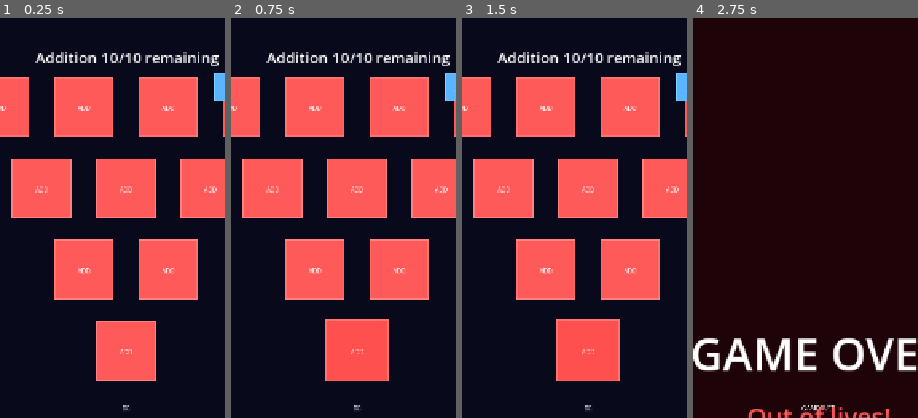
Above: before the commit, frames 1-4 (left to right).
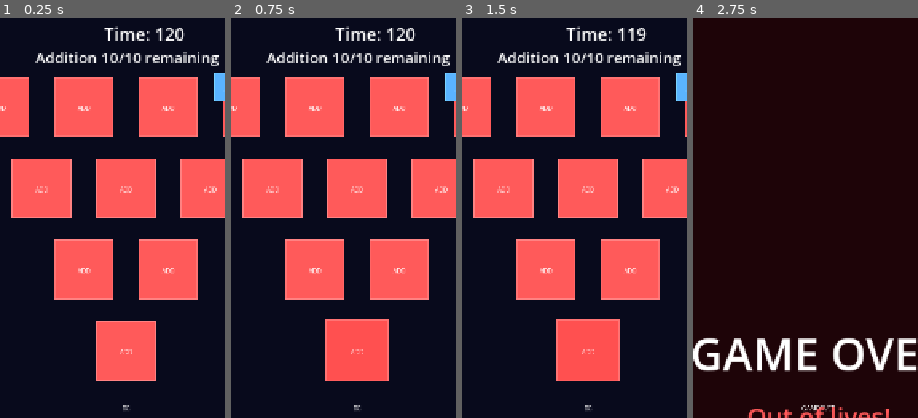
Above: after the commit, the same moments.

Repository: rajeshja/Math-Invaders-SDD
Game: Godot game, scene res://scenes/main.tscn
The game is run twice, just before and just after one commit, with the same random seed, the same clock (stepped at 60 frames per second) and the same inputs.
Inputs:
- Up to frame 1 (0.25 s): no input
- Up to frame 2 (0.75 s): click "15" at 0.5 s
- Up to frame 3 (1.5 s): click "10" at 1.25 s
- Up to frame 4 (2.75 s): click "7" at 2 s
The pictures show only the part of the screen within x 22-72%, y 1-51%; the shares and areas given below are measured in that part.

The runs differ from the first frame. In frame 1, 0.6% of the frame differs, in the area x 46-83%, y 2-6%; in frame 2, 0.6%; in frame 3, 0.6%; in frame 4, nothing differs.

Commit message:
Phase 5 completed by Codex.

Diff:
--- a/project.godot
+++ b/project.godot
@@ -38,6 +38,8 @@
 enemies_per_wave=10
 tries_per_question=1
 tries_per_question_by_level={}
+seconds_per_wave=30.0
+level_time_limit_by_level={}
 
 [rendering]
 
--- a/scenes/hud.tscn
+++ b/scenes/hud.tscn
@@ -22,6 +22,15 @@
 horizontal_alignment = 2
 text = "Lvl 1"
 
+[node name="TimeLabel" type="Label" parent="."]
+offset_left = 280.0
+offset_top = 24.0
+offset_right = 500.0
+offset_bottom = 60.0
+theme_override_font_sizes/font_size = 28
+horizontal_alignment = 1
+text = "Time: 120"
+
 [node name="WaveProgressLabel" type="Label" parent="."]
 offset_left = 24.0
 offset_top = 64.0
--- a/scripts/game_config.gd
+++ b/scripts/game_config.gd
@@ -7,10 +7,13 @@
 const ENEMIES_PER_WAVE_SETTING := "gameplay/enemies_per_wave"
 const TRIES_PER_QUESTION_SETTING := "gameplay/tries_per_question"
 const TRIES_PER_QUESTION_BY_LEVEL_SETTING := "gameplay/tries_per_question_by_level"
+const SECONDS_PER_WAVE_SETTING := "gameplay/seconds_per_wave"
+const LEVEL_TIME_LIMIT_BY_LEVEL_SETTING := "gameplay/level_time_limit_by_level"
 
 const DEFAULT_STARTING_LIVES := 3
 const DEFAULT_ENEMIES_PER_WAVE := 10
 const DEFAULT_TRIES_PER_QUESTION := 1
+const DEFAULT_SECONDS_PER_WAVE := 30.0
 
 
 func _ready() -> void:
@@ -18,6 +21,8 @@
 	_ensure_setting(ENEMIES_PER_WAVE_SETTING, DEFAULT_ENEMIES_PER_WAVE, TYPE_INT)
 	_ensure_setting(TRIES_PER_QUESTION_SETTING, DEFAULT_TRIES_PER_QUESTION, TYPE_INT)
 	_ensure_setting(TRIES_PER_QUESTION_BY_LEVEL_SETTING, {}, TYPE_DICTIONARY)
+	_ensure_setting(SECONDS_PER_WAVE_SETTING, DEFAULT_SECONDS_PER_WAVE, TYPE_FLOAT)
+	_ensure_setting(LEVEL_TIME_LIMIT_BY_LEVEL_SETTING, {}, TYPE_DICTIONARY)
 
 
 func get_starting_lives() -> int:
@@ -45,6 +50,26 @@
 	return _get_positive_int_setting(TRIES_PER_QUESTION_SETTING, DEFAULT_TRIES_PER_QUESTION)
 
 
+func get_seconds_per_wave() -> float:
+	return _get_positive_float_setting(SECONDS_PER_WAVE_SETTING, DEFAULT_SECONDS_PER_WAVE)
+
+
+func get_level_time_limit(level: int, wave_count: int) -> float:
+	var computed_limit: float = max(1, wave_count) * get_seconds_per_wave()
+	var overrides: Variant = ProjectSettings.get_setting(LEVEL_TIME_LIMIT_BY_LEVEL_SETTING, {})
+	if overrides is Dictionary:
+		var override_value: Variant = null
+		if overrides.has(level):
+			override_value = overrides[level]
+		elif overrides.has(str(level)):
+			override_value = overrides[str(level)]
+
+		if _is_positive_number(override_value):
+			return float(override_value)
+
+	return computed_limit
+
+
 func _get_positive_int_setting(path: String, default_value: int) -> int:
 	# Missing settings resolve to default_value via get_setting's fallback;
 	# present-but-invalid values (non-numeric or below the minimum of 1)
@@ -57,6 +82,24 @@
 	return value
 
 
+func _get_positive_float_setting(path: String, default_value: float) -> float:
+	var raw_value: Variant = ProjectSettings.get_setting(path, default_value)
+	if not _is_positive_number(raw_value):
+		return default_value
+	var value := float(raw_value)
+	if value < 1.0:
+		return default_value
+	return value
+
+
+func _is_positive_number(value: Variant) -> bool:
+	if value is bool:
+		return false
+	if not (value is int or value is float):
+		return false
+	return float(value) > 0.0
+
+
 func _ensure_setting(path: String, default_value: Variant, type: int) -> void:
 	if not ProjectSettings.has_setting(path):
 		ProjectSettings.set_setting(path, default_value)
--- a/scripts/game_manager.gd
+++ b/scripts/game_manager.gd
@@ -9,6 +9,7 @@
 
 signal score_changed(score: int)
 signal lives_changed(lives: int)
+signal time_changed(time_remaining: float)
 signal game_over
 
 enum GameState {
@@ -22,11 +23,14 @@
 enum GameOverReason {
 	NONE,
 	LIVES_DEPLETED,
+	TIME_EXPIRED,
 }
 
 var score: int = 0
 var lives: int = 0
 var starting_lives: int = GameConfig.DEFAULT_STARTING_LIVES
+var level_time_limit: float = 0.0
+var time_remaining: float = 0.0
 var game_state: GameState = GameState.PLAYING
 var last_game_over_reason: GameOverReason = GameOverReason.NONE
 
@@ -39,10 +43,34 @@
 	starting_lives = GameConfig.get_starting_lives()
 	score = 0
 	lives = starting_lives
+	time_remaining = level_time_limit
 	game_state = GameState.PLAYING
 	last_game_over_reason = GameOverReason.NONE
 	score_changed.emit(score)
 	lives_changed.emit(lives)
+	time_changed.emit(time_remaining)
+
+
+func start_level_timer(limit: float) -> void:
+	level_time_limit = max(0.0, limit)
+	time_remaining = level_time_limit
+	time_changed.emit(time_remaining)
+
+
+func tick(delta: float) -> void:
+	if game_state != GameState.PLAYING:
+		return
+	if time_remaining <= 0.0:
+		return
+	if delta <= 0.0:
+		return
+
+	time_remaining = max(0.0, time_remaining - delta)
+	time_changed.emit(time_remaining)
+	if time_remaining == 0.0:
+		last_game_over_reason = GameOverReason.TIME_EXPIRED
+		game_state = GameState.GAME_OVER
+		game_over.emit()
 
 
 func add_score(amount: int = 1) -> void:
--- a/scripts/hud.gd
+++ b/scripts/hud.gd
@@ -1,16 +1,15 @@
 ## Updates the HUD's score and wave-progress displays in response to
 ## Main.gd/WaveManager signals (Tech Stack §5).
 ##
-## Level/Health/Lives displays are placeholder nodes for now (their real
-## wiring lands in Phases 4-6) so the scene structure already matches
-## Tech Stack §2 without those systems needing to restructure the HUD
-## scene when they arrive.
+## Level display is still placeholder wiring until Phase 6. Lives and
+## time are driven by GameManager signals.
 class_name Hud
 extends CanvasLayer
 
 const LIFE_ICON: Texture2D = preload("res://assets/images/ui/life_icon.png")
 
 @onready var _score_label: Label = $ScoreLabel
+@onready var _time_label: Label = $TimeLabel
 @onready var _wave_progress_label: Label = $WaveProgressLabel
 @onready var _lives_display: HBoxContainer = $LivesDisplay
 
@@ -43,6 +42,11 @@
 		_lives_display.add_child(icon)
 
 
+func update_time(seconds_remaining: float) -> void:
+	var display_seconds := int(ceil(max(0.0, seconds_remaining)))
+	_time_label.text = "Time: %d" % display_seconds
+
+
 func _render_score() -> void:
 	_score_label.text = "Score: %d" % _score
 
--- a/scripts/main.gd
+++ b/scripts/main.gd
@@ -30,9 +30,11 @@
 	_attempt_tracker.configure(GameConfig.get_tries_per_question(_current_level))
 	GameManager.score_changed.connect(_hud.update_score)
 	GameManager.lives_changed.connect(_hud.update_lives)
+	GameManager.time_changed.connect(_hud.update_time)
 	GameManager.game_over.connect(_on_game_over)
 	_hud.update_score(GameManager.score)
 	_hud.update_lives(GameManager.lives)
+	_start_level_timer()
 
 	_wave_manager.enemies_container = _enemies_container
 	_wave_manager.question_ready.connect(_on_question_ready)
@@ -49,7 +51,20 @@
 	_wave_manager.start_first_wave()
 
 
+func _process(delta: float) -> void:
+	GameManager.tick(delta)
+
+
+func _start_level_timer() -> void:
+	var wave_count: int = _wave_manager.category_sequence.size()
+	var limit: float = GameConfig.get_level_time_limit(_current_level, wave_count)
+	GameManager.start_level_timer(limit)
+	_hud.update_time(GameManager.time_remaining)
+
+
 func _on_question_ready(question: Dictionary) -> void:
+	if GameManager.is_game_over():
+		return
 	_current_question = question
 	_attempt_tracker.reset_question()
 	_accepting_input = true
@@ -61,6 +76,8 @@
 
 
 func _on_answer_selected(value: int, button: Button) -> void:
+	if not GameManager.is_playing():
+		return
 	if not _accepting_input:
 		return
 	if _current_question.is_empty():
@@ -148,5 +165,7 @@
 	match GameManager.last_game_over_reason:
 		GameManager.GameOverReason.LIVES_DEPLETED:
 			return "Out of lives!"
+		GameManager.GameOverReason.TIME_EXPIRED:
+			return "Time's up!"
 		_:
 			return ""
--- a/test/unit/test_game_config.gd
+++ b/test/unit/test_game_config.gd
@@ -6,6 +6,8 @@
 	ProjectSettings.set_setting(GameConfig.ENEMIES_PER_WAVE_SETTING, GameConfig.DEFAULT_ENEMIES_PER_WAVE)
 	ProjectSettings.set_setting(GameConfig.TRIES_PER_QUESTION_SETTING, GameConfig.DEFAULT_TRIES_PER_QUESTION)
 	ProjectSettings.set_setting(GameConfig.TRIES_PER_QUESTION_BY_LEVEL_SETTING, {})
+	ProjectSettings.set_setting(GameConfig.SECONDS_PER_WAVE_SETTING, GameConfig.DEFAULT_SECONDS_PER_WAVE)
+	ProjectSettings.set_setting(GameConfig.LEVEL_TIME_LIMIT_BY_LEVEL_SETTING, {})
 
 
 func test_returns_default_gameplay_values() -> void:
@@ -13,40 +15,55 @@
 	ProjectSettings.set_setting(GameConfig.ENEMIES_PER_WAVE_SETTING, GameConfig.DEFAULT_ENEMIES_PER_WAVE)
 	ProjectSettings.set_setting(GameConfig.TRIES_PER_QUESTION_SETTING, GameConfig.DEFAULT_TRIES_PER_QUESTION)
 	ProjectSettings.set_setting(GameConfig.TRIES_PER_QUESTION_BY_LEVEL_SETTING, {})
+	ProjectSettings.set_setting(GameConfig.SECONDS_PER_WAVE_SETTING, GameConfig.DEFAULT_SECONDS_PER_WAVE)
+	ProjectSettings.set_setting(GameConfig.LEVEL_TIME_LIMIT_BY_LEVEL_SETTING, {})
 
 	assert_eq(GameConfig.get_starting_lives(), 3)
 	assert_eq(GameConfig.get_enemies_per_wave(), 10)
 	assert_eq(GameConfig.get_tries_per_question(1), 1)
+	assert_eq(GameConfig.get_seconds_per_wave(), 30.0)
+	assert_eq(GameConfig.get_level_time_limit(1, 4), 120.0)
 
 
 func test_missing_settings_fall_back_to_documented_defaults() -> void:
 	ProjectSettings.clear(GameConfig.STARTING_LIVES_SETTING)
 	ProjectSettings.clear(GameConfig.ENEMIES_PER_WAVE_SETTING)
 	ProjectSettings.clear(GameConfig.TRIES_PER_QUESTION_SETTING)
+	ProjectSettings.clear(GameConfig.SECONDS_PER_WAVE_SETTING)
+	ProjectSettings.clear(GameConfig.LEVEL_TIME_LIMIT_BY_LEVEL_SETTING)
 
 	assert_eq(GameConfig.get_starting_lives(), 3)
 	assert_eq(GameConfig.get_enemies_per_wave(), 10)
 	assert_eq(GameConfig.get_tries_per_question(1), 1)
+	assert_eq(GameConfig.get_seconds_per_wave(), 30.0)
+	assert_eq(GameConfig.get_level_time_limit(1, 4), 120.0)
 
 
 func test_invalid_settings_fall_back_to_documented_defaults() -> void:
 	ProjectSettings.set_setting(GameConfig.STARTING_LIVES_SETTING, 0)
 	ProjectSettings.set_setting(GameConfig.ENEMIES_PER_WAVE_SETTING, -5)
 	ProjectSettings.set_setting(GameConfig.TRIES_PER_QUESTION_SETTING, "not-a-number")
+	ProjectSettings.set_setting(GameConfig.SECONDS_PER_WAVE_SETTING, "not-a-number")
+	ProjectSettings.set_setting(GameConfig.LEVEL_TIME_LIMIT_BY_LEVEL_SETTING, "not-a-dictionary")
 
 	assert_eq(GameConfig.get_starting_lives(), 3)
 	assert_eq(GameConfig.get_enemies_per_wave(), 10)
 	assert_eq(GameConfig.get_tries_per_question(1), 1)
+	assert_eq(GameConfig.get_seconds_per_wave(), 30.0)
+	assert_eq(GameConfig.get_level_time_limit(1, 4), 120.0)
 
 
 func test_configured_values_are_returned_unchanged_when_valid() -> void:
 	ProjectSettings.set_setting(GameConfig.STARTING_LIVES_SETTING, 5)
 	ProjectSettings.set_setting(GameConfig.ENEMIES_PER_WAVE_SETTING, 12)
 	ProjectSettings.set_setting(GameConfig.TRIES_PER_QUESTION_SETTING, 2)
+	ProjectSettings.set_setting(GameConfig.SECONDS_PER_WAVE_SETTING, 20.0)
 
 	assert_eq(GameConfig.get_starting_lives(), 5)
 	assert_eq(GameConfig.get_enemies_per_wave(), 12)
 	assert_eq(GameConfig.get_tries_per_question(1), 2)
+	assert_eq(GameConfig.get_seconds_per_wave(), 20.0)
+	assert_eq(GameConfig.get_level_time_limit(1, 4), 80.0)
 
 
 func test_level_override_replaces_global_attempt_count_when_valid() -> void:
@@ -66,3 +83,41 @@
 	})
 
 	assert_eq(GameConfig.get_tries_per_question(3), 4)
+
+
+func test_level_time_limit_uses_computed_seconds_per_wave_without_override() -> void:
+	ProjectSettings.set_setting(GameConfig.SECONDS_PER_WAVE_SETTING, 25.0)
+	ProjectSettings.set_setting(GameConfig.LEVEL_TIME_LIMIT_BY_LEVEL_SETTING, {})
+
+	assert_eq(GameConfig.get_level_time_limit(1, 4), 100.0)
+
+
+func test_valid_level_time_override_replaces_computed_limit() -> void:
+	ProjectSettings.set_setting(GameConfig.SECONDS_PER_WAVE_SETTING, 30.0)
+	ProjectSettings.set_setting(GameConfig.LEVEL_TIME_LIMIT_BY_LEVEL_SETTING, {
+		2: 200.0,
+	})
+
+	assert_eq(GameConfig.get_level_time_limit(2, 4), 200.0)
+	assert_eq(GameConfig.get_level_time_limit(1, 4), 120.0)
+
+
+func test_string_level_key_time_override_is_supported() -> void:
+	ProjectSettings.set_setting(GameConfig.LEVEL_TIME_LIMIT_BY_LEVEL_SETTING, {
+		"3": 180.0,
+	})
+
+	assert_eq(GameConfig.get_level_time_limit(3, 4), 180.0)
+
+
+func test_invalid_level_time_override_falls_back_to_computed_limit() -> void:
+	ProjectSettings.set_setting(GameConfig.SECONDS_PER_WAVE_SETTING, 15.0)
+	ProjectSettings.set_setting(GameConfig.LEVEL_TIME_LIMIT_BY_LEVEL_SETTING, {
+		1: 0.0,
+		2: -5.0,
+		3: "not-a-number",
+	})
+
+	assert_eq(GameConfig.get_level_time_limit(1, 4), 60.0)
+	assert_eq(GameConfig.get_level_time_limit(2, 4), 60.0)
+	assert_eq(GameConfig.get_level_time_limit(3, 4), 60.0)
--- a/test/unit/test_game_manager.gd
+++ b/test/unit/test_game_manager.gd
@@ -123,3 +123,85 @@
 
 	assert_eq(manager.lives, 3)
 	assert_false(manager.is_game_over())
+
+
+func test_start_level_timer_sets_limit_and_time_and_emits_signal() -> void:
+	watch_signals(manager)
+
+	manager.start_level_timer(120.0)
+
+	assert_eq(manager.level_time_limit, 120.0)
+	assert_eq(manager.time_remaining, 120.0)
+	assert_signal_emit_count(manager, "time_changed", 1)
+
+
+func test_tick_reduces_time_only_by_supplied_delta_while_playing() -> void:
+	manager.start_level_timer(120.0)
+
+	manager.tick(1.25)
+
+	assert_eq(manager.time_remaining, 118.75)
+	assert_eq(manager.game_state, manager.GameState.PLAYING)
+
+
+func test_timer_expiry_enters_game_over_once_with_time_reason() -> void:
+	manager.start_level_timer(2.0)
+	watch_signals(manager)
+
+	manager.tick(1.0)
+	manager.tick(1.0)
+	manager.tick(1.0)
+
+	assert_eq(manager.time_remaining, 0.0)
+	assert_true(manager.is_game_over())
+	assert_eq(manager.last_game_over_reason, manager.GameOverReason.TIME_EXPIRED)
+	assert_signal_emit_count(manager, "game_over", 1)
+
+
+func test_ticks_after_timer_game_over_do_not_change_time_or_emit_again() -> void:
+	manager.start_level_timer(1.0)
+	watch_signals(manager)
+
+	manager.tick(1.5)
+	manager.tick(5.0)
+
+	assert_eq(manager.time_remaining, 0.0)
+	assert_signal_emit_count(manager, "game_over", 1)
+
+
+func test_tick_while_paused_does_not_reduce_time() -> void:
+	manager.start_level_timer(45.0)
+	manager.game_state = manager.GameState.PAUSED
+
+	manager.tick(10.0)
+
+	assert_eq(manager.time_remaining, 45.0)
+	assert_false(manager.is_game_over())
+
+
+func test_life_depletion_and_time_expiry_record_mutually_exclusive_reasons() -> void:
+	manager.start_level_timer(120.0)
+	manager.take_damage(3)
+
+	assert_eq(manager.last_game_over_reason, manager.GameOverReason.LIVES_DEPLETED)
+	manager.tick(120.0)
+	assert_eq(manager.last_game_over_reason, manager.GameOverReason.LIVES_DEPLETED)
+
+	manager.start_level_timer(2.0)
+	manager.reset_session()
+	manager.tick(2.0)
+
+	assert_eq(manager.last_game_over_reason, manager.GameOverReason.TIME_EXPIRED)
+
+
+func test_reset_session_restores_time_to_configured_limit_and_clears_reason() -> void:
+	manager.start_level_timer(90.0)
+	manager.tick(90.0)
+	assert_true(manager.is_game_over())
+
+	manager.reset_session()
+
+	assert_eq(manager.level_time_limit, 90.0)
+	assert_eq(manager.time_remaining, 90.0)
+	assert_eq(manager.game_state, manager.GameState.PLAYING)
+	assert_eq(manager.last_game_over_reason, manager.GameOverReason.NONE)
